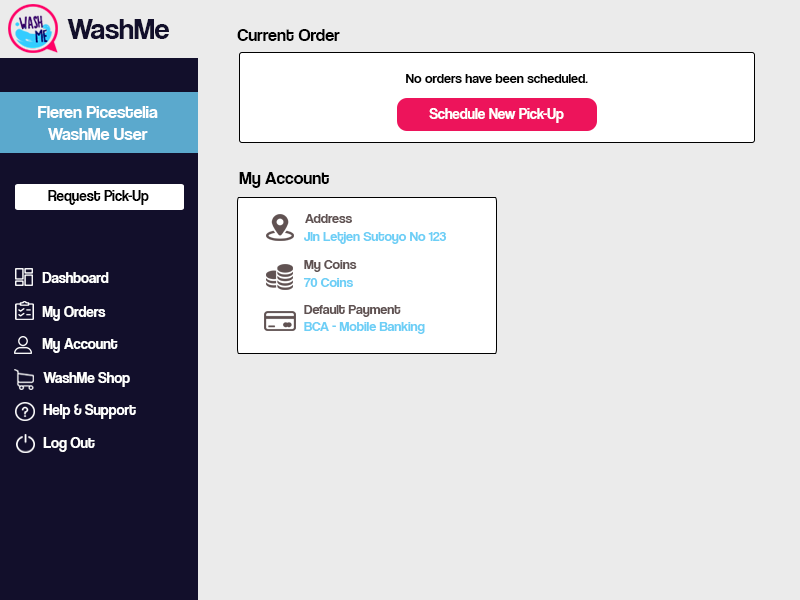
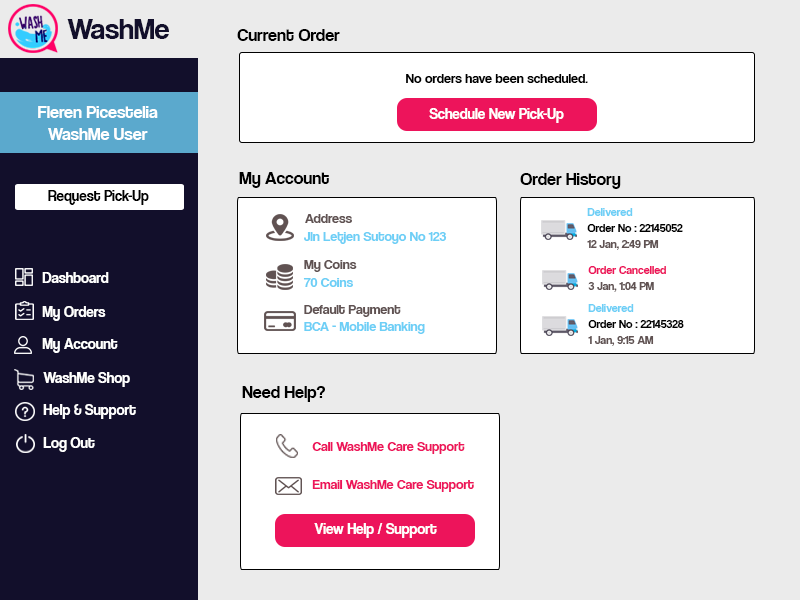
Two versions of the same layered image (800x600). Layer-by-layer changes:
added layer "Email WashMe Care Support" above "Call WashMe Care Support" over left=312, top=480, right=474, bottom=492
added layer "Call WashMe Care Support" above "Layer 13" over left=312, top=442, right=465, bottom=454
added layer "Layer 13" above "3 Jan, 1:04 PM" over left=276, top=434, right=298, bottom=458
added layer "3 Jan, 1:04 PM" above "Order Cancelled" over left=588, top=282, right=654, bottom=292
added layer "Order Cancelled" above "Layer 12 copy" over left=588, top=266, right=666, bottom=274
added layer "Layer 12 copy" above "1 Jan, 9:15 AM" over left=542, top=270, right=578, bottom=290
added layer "1 Jan, 9:15 AM" above "Order No : 22145328" over left=588, top=336, right=654, bottom=346
added layer "Order No : 22145328" above "Delivered" over left=588, top=320, right=684, bottom=328
added layer "Layer 12 copy 2" above "12 Jan, 2:49 PM" over left=542, top=316, right=578, bottom=336
added layer "12 Jan, 2:49 PM" above "Order No : 22145052" over left=587, top=240, right=659, bottom=250
added layer "Order No : 22145052" above "Delivered" over left=587, top=224, right=683, bottom=232
added layer "Layer 12" above "Layer 11" over left=541, top=220, right=577, bottom=240
added layer "View Help / Support" above "Rounded Rectangle 3 copy" over left=314, top=523, right=437, bottom=538
added layer "Rounded Rectangle 3 copy" above "Schedule New Pick-Up" over left=275, top=514, right=475, bottom=547
added layer "Rounded Rectangle 2 copy 2" above "Rounded Rectangle 2 copy" over left=520, top=197, right=755, bottom=354
added layer "Need Help?" above "Rounded Rectangle 2 copy 3" over left=242, top=386, right=325, bottom=402
added layer "Rounded Rectangle 2 copy 3" above "Order History" over left=240, top=413, right=500, bottom=570
added layer "Order History" above "My Account" over left=520, top=173, right=621, bottom=189
…and 3 more changes (3 added)
